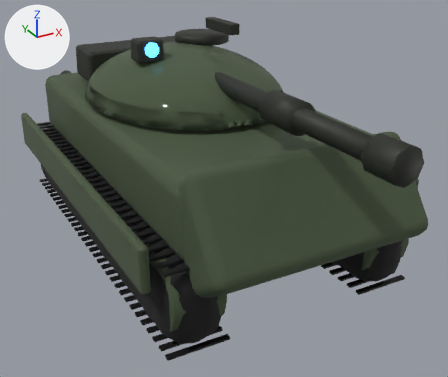
A saved change to the glTF model model/helt/kampvogn_std.glb.
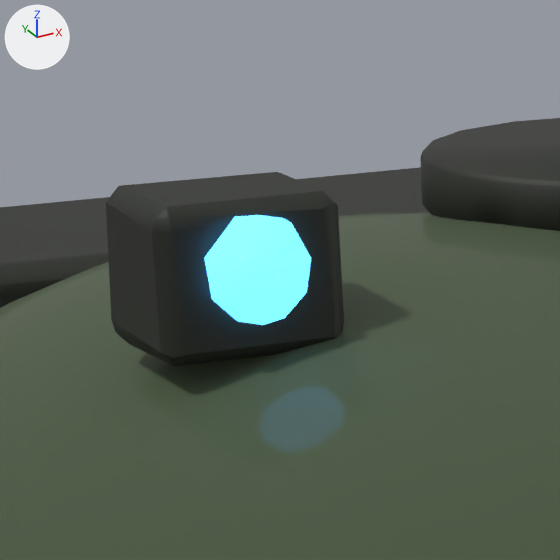
Old and new are each drawn whole from a 50 mm camera at (-1.16, -2.411, 1.348) aimed at (0.007, -0.289, 0.287) and again close up on the part from 26% to 43% of the width and 3% to 24% of the height. Arrows for +X, +Y and +Z are at upper left; the lights stay in place. The first two pictures are the older version. Where no turn or scale is listed for an object, it has been applied to the vertices.

In view in the first close-up: 'krop_net'.
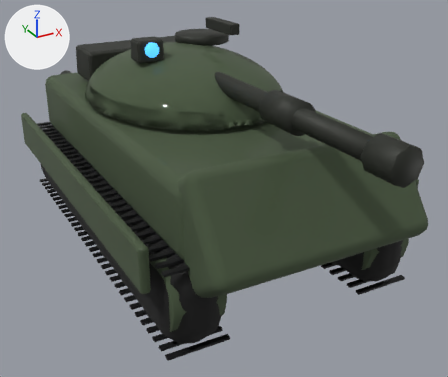
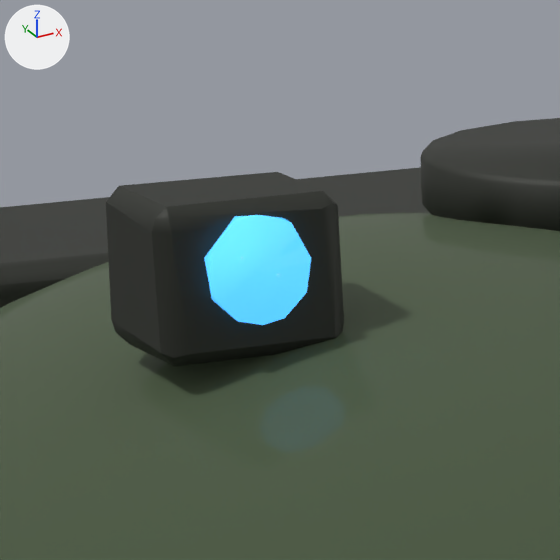
Edits to the scene script, one JSON object a line:
```json
{"op": "set", "path": "mat_sigteglas__4fb4ff.emission_strength", "old": "3.0", "new": "1.2"}
```

Location of each change, (x1, y1, x2, y2) in pixels of the close-ups (560 x 560 px):
```json
{"object": "krop_net", "change": "surface changed", "before": [189, 211, 346, 452], "after": [189, 211, 346, 452]}
```
